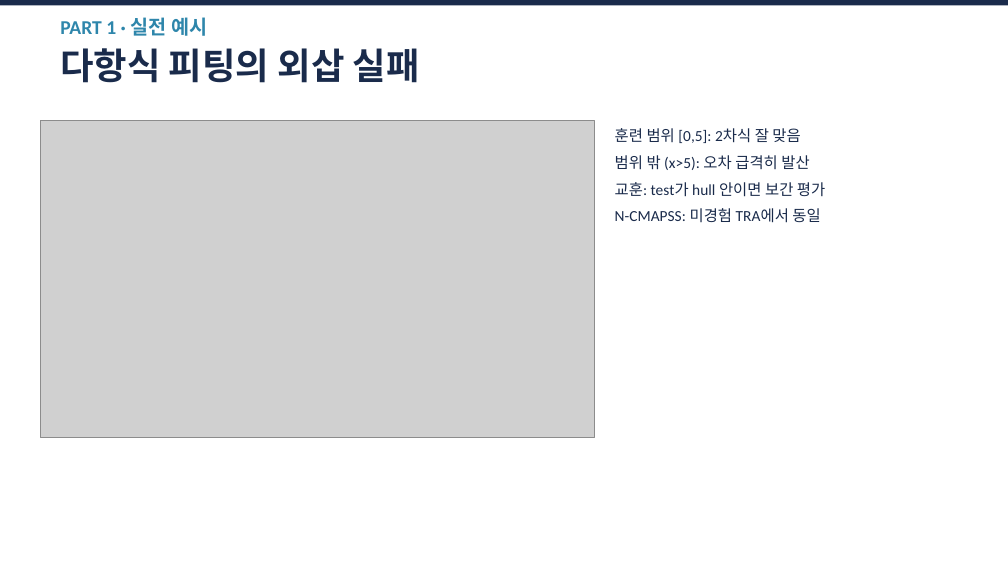
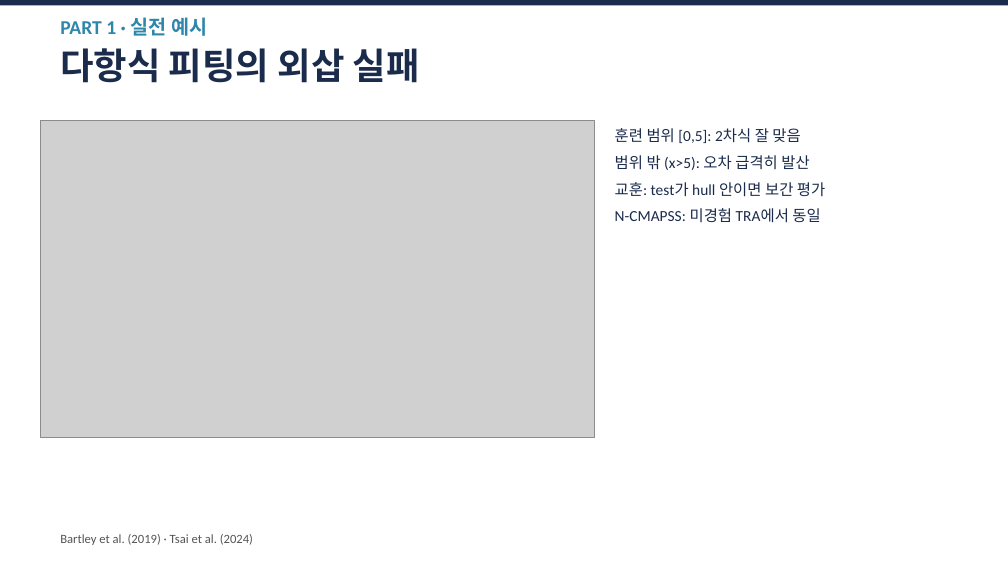
Before and after one commit to amumujs-create/literec_study, a slide deck: slide 6 of extrapolation-papers/외삽_50분_발표자료.pptx. Drawn at 1008x567 pixels with LibreOffice and Linux fonts; fonts in the diff are those of the drawing; grey boxes stand for pictures. Boxes give left, top, right and bottom in pixels: in the first picture for what was removed or moved away, otherwise in the second. Text is boxed around its words. In the diff, an @@ line names an element or a change of style, - is before the commit and + after.

```diff
--- a/extrapolation-papers/외삽_50분_발표자료.pptx
+++ b/extrapolation-papers/외삽_50분_발표자료.pptx
@@ text added at <box>60,534,253,545</box>, 9 pt, text #555555 @@
+Bartley et al. (2019) · Tsai et al. (2024)
```
Also in this commit, not shown: 11 other slides changed, 2 slides added, 1 slide removed, 1 other file.
